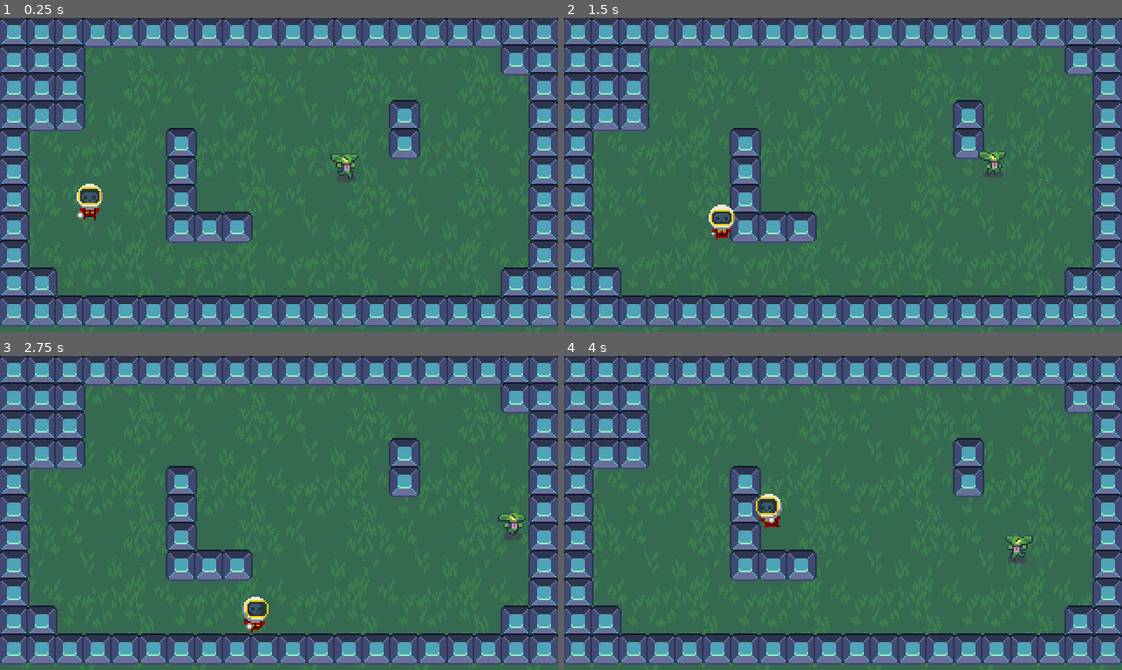
Above: before the commit, frames 1-4 (two rows, left to right).
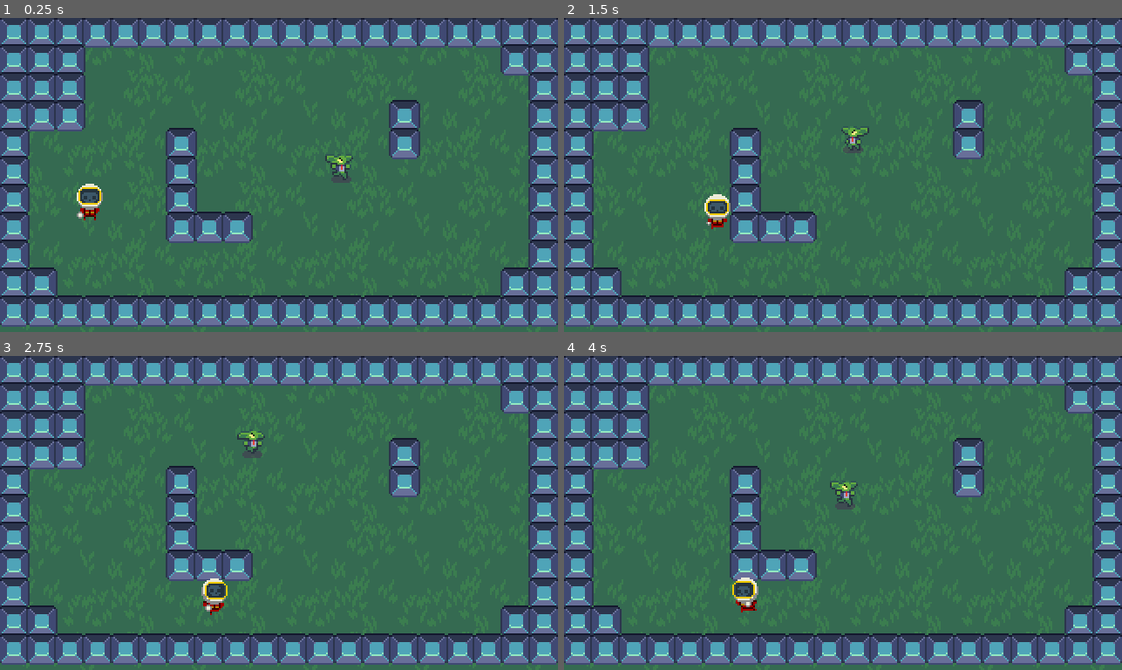
Above: after the commit, the same moments.

Repository: Hamsu-dev/NHG-Rougelike
Game: Godot game, scene res://Scenes/world.tscn
Two runs of this game, one before a commit and one after it. Both use one fixed random seed, a clock stepped at 60 frames per second and the inputs below.
Inputs (mouse positions are in pixels of both pictures, inside the frame that each line leads up to):
- Up to frame 1 (0.25 s): no input
- Up to frame 2 (1.5 s): move the mouse to (965, 159) at 0.52 s; hold D (right) 0.53-1.28 s; move the mouse to (731, 190) at 1.27 s; hold S (down) from 1.28 s (still down)
- Up to frame 3 (2.75 s): move the mouse to (334, 443) at 2.02 s; release S (down) at 2.03 s; hold D (right) from 2.03 s (still down)
- Up to frame 4 (4 s): move the mouse to (815, 575) at 2.77 s; release D (right) at 2.78 s; hold W (up) 2.78-3.53 s; move the mouse to (1010, 560) at 3.52 s; hold A (left) from 3.53 s (still down)

The runs differ from the first frame. In frame 1, 0.3% of the frame differs, in the area x 58-65%, y 43-53%; in frame 2, 1.0%; in frame 3, 1.2%, in the area x 36-95%, y 23-89%; in frame 4, 1.2%.

Commit message:
:alien: Business goblin's finite state machine
This reverts commit 1583fdf77eef0a659bc8ec4e1552ff6c63e0e802.

Diff:
--- a/Scenes/business_goblin.tscn
+++ b/Scenes/business_goblin.tscn
@@ -105,4 +105,3 @@
 [node name="RayCast2D" type="RayCast2D" parent="."]
 position = Vector2(0, -4)
 target_position = Vector2(0, 16)
-collision_mask = 3
--- a/Scenes/world.tscn
+++ b/Scenes/world.tscn
@@ -17,13 +17,9 @@
 
 [node name="Player" parent="." instance=ExtResource("2_f52tv")]
 position = Vector2(51, 111)
-collision_layer = 2
-collision_mask = 5
 
 [node name="BusinessGoblin" parent="." instance=ExtResource("2_5tql4")]
 position = Vector2(189, 94)
-collision_layer = 4
-collision_mask = 3
 
 [node name="BlockTileMap" parent="." instance=ExtResource("3_riu2l")]
 layer_0/tile_data = PackedInt32Array(0, 0, 0, 65536, 0, 0, 131072, 0, 0, 196608, 0, 0, 262144, 0, 0, 327680, 0, 0, 3932 …(872 unchanged characters)…
--- a/Scripts/Player.gd
+++ b/Scripts/Player.gd
@@ -1,4 +1,3 @@
-class_name Player
 extends CharacterBody2D
 
 @onready var sprite_2d = $Sprite2D
--- a/Scripts/business_goblin.gd
+++ b/Scripts/business_goblin.gd
@@ -8,13 +8,10 @@
 @onready var fsm = $FiniteStateMachine as FiniteStateMachine
 @onready var enemy_wander_state = $FiniteStateMachine/EnemyWanderState as EnemyWanderState
 @onready var enemy_chase_state = $FiniteStateMachine/EnemyChaseState as EnemyChaseState
-@onready var player = get_tree().get_nodes_in_group("Player")[0]
-
 
 func _ready():
 	enemy_wander_state.found_player.connect(fsm.change_state.bind(enemy_chase_state))
 	enemy_chase_state.lost_player.connect(fsm.change_state.bind(enemy_wander_state))
 
 func _physics_process(delta):
-	var direction_to_player = (player.global_position - global_position).normalized()
-	ray_cast_2d.target_position = direction_to_player * 100
+	ray_cast_2d.target_position = get_local_mouse_position()
--- a/Scripts/enemy_chase_state.gd
+++ b/Scripts/enemy_chase_state.gd
@@ -20,8 +20,8 @@
 func _physics_process(delta) -> void:
 	animator.scale.x = -sign(actor.velocity.x)
 	if animator.scale.x == 0.0: animator.scale.x = 1.0
-	var direction_to_player = (actor.player.global_position - actor.global_position).normalized()
-	actor.velocity = actor.velocity.move_toward(direction_to_player * actor.max_speed, actor.acceleration * delta)
+	var direction = Vector2.ZERO.direction_to(actor.get_local_mouse_position())
+	actor.velocity = actor.velocity.move_toward(direction * actor.max_speed, actor.acceleration * delta)
 	actor.move_and_slide()
-	if not vision_cast.is_colliding() or (vision_cast.is_colliding() and not vision_cast.get_collider().is_in_group("Player")):
+	if vision_cast.is_colliding():
 		lost_player.emit()
--- a/Scripts/enemy_wander_state.gd
+++ b/Scripts/enemy_wander_state.gd
@@ -28,7 +28,5 @@
 	if collision:
 		var bounce_velocity = actor.velocity.bounce(collision.get_normal())
 		actor.velocity = bounce_velocity
-	if vision_cast.is_colliding():
-		var colliding_body = vision_cast.get_collider()
-		if colliding_body and colliding_body.is_in_group("Player"):
-			found_player.emit()
+	if not vision_cast.is_colliding():
+		found_player.emit()
--- a/player.tscn
+++ b/player.tscn
@@ -417,8 +417,8 @@
 }]
 
 [sub_resource type="CapsuleShape2D" id="CapsuleShape2D_bf4kx"]
-radius = 5.0
-height = 12.0
+radius = 6.0
+height = 24.0
 
 [sub_resource type="Animation" id="Animation_70wsf"]
 resource_name = "Idle_Down"
@@ -449,6 +449,62 @@
 "values": [0, 1, 2, 3]
 }
 
+[sub_resource type="Animation" id="Animation_h8l07"]
+length = 0.001
+tracks/0/type = "value"
+tracks/0/imported = false
+tracks/0/enabled = true
+tracks/0/path = NodePath("AnimatedSprite2D:frame")
+tracks/0/interp = 1
+tracks/0/loop_wrap = true
+tracks/0/keys = {
+"times": PackedFloat32Array(0),
+"transitions": PackedFloat32Array(1),
+"update": 1,
+"values": [0]
+}
+tracks/1/type = "value"
+tracks/1/imported = false
+tracks/1/enabled = true
+tracks/1/path = NodePath("AnimatedSprite2D:animation")
+tracks/1/interp = 1
+tracks/1/loop_wrap = true
+tracks/1/keys = {
+"times": PackedFloat32Array(0),
+"transitions": PackedFloat32Array(1),
+"update": 1,
+"values": [&"Idle"]
+}
+
+[sub_resource type="Animation" id="Animation_q1nh4"]
+resource_name = "Idle_Right"
+length = 0.4
+loop_mode = 1
+tracks/0/type = "value"
+tracks/0/imported = false
+tracks/0/enabled = true
+tracks/0/path = NodePath("AnimatedSprite2D:animation")
+tracks/0/interp = 1
+tracks/0/loop_wrap = true
+tracks/0/keys = {
+"times": PackedFloat32Array(0),
+"transitions": PackedFloat32Array(1),
+"update": 1,
+"values": [&"Idle"]
+}
+tracks/1/type = "value"
+tracks/1/imported = false
+tracks/1/enabled = true
+tracks/1/path = NodePath("AnimatedSprite2D:frame")
+tracks/1/interp = 1
+tracks/1/loop_wrap = true
+tracks/1/keys = {
+"times": PackedFloat32Array(0, 0.1, 0.2),
+"transitions": PackedFloat32Array(1, 1, 1),
+"update": 1,
+"values": [4, 5, 6]
+}
+
 [sub_resource type="Animation" id="Animation_p0skq"]
 resource_name = "Idle_Left"
 length = 0.4
@@ -478,35 +534,6 @@
 "values": [7, 8, 9]
 }
 
-[sub_resource type="Animation" id="Animation_q1nh4"]
-resource_name = "Idle_Right"
-length = 0.4
-loop_mode = 1
-tracks/0/type = "value"
-tracks/0/imported = false
-tracks/0/enabled = true
-tracks/0/path = NodePath("AnimatedSprite2D:animation")
-tracks/0/interp = 1
-tracks/0/loop_wrap = true
-tracks/0/keys = {
-"times": PackedFloat32Array(0),
-"transitions": PackedFloat32Array(1),
-"update": 1,
-"values": [&"Idle"]
-}
-tracks/1/type = "value"
-tracks/1/imported = false
-tracks/1/enabled = true
-tracks/1/path = NodePath("AnimatedSprite2D:frame")
-tracks/1/interp = 1
-tracks/1/loop_wrap = true
-tracks/1/keys = {
-"times": PackedFloat32Array(0, 0.1, 0.2),
-"transitions": PackedFloat32Array(1, 1, 1),
-"update": 1,
-"values": [4, 5, 6]
-}
-
 [sub_resource type="Animation" id="Animation_7gvan"]
 resource_name = "Idle_Up"
 length = 0.4
@@ -536,6 +563,35 @@
 "values": [10, 11, 12, 13]
 }
 
+[sub_resource type="Animation" id="Animation_7qm26"]
+resource_name = "Idle_Up_Right"
+length = 0.4
+loop_mode = 1
+tracks/0/type = "value"
+tracks/0/imported = false
+tracks/0/enabled = true
+tracks/0/path = NodePath("AnimatedSprite2D:animation")
+tracks/0/interp = 1
+tracks/0/loop_wrap = true
+tracks/0/keys = {
+"times": PackedFloat32Array(0),
+"transitions": PackedFloat32Array(1),
+"update": 1,
+"values": [&"Idle"]
+}
+tracks/1/type = "value"
+tracks/1/imported = false
+tracks/1/enabled = true
+tracks/1/path = NodePath("AnimatedSprite2D:frame")
+tracks/1/interp = 1
+tracks/1/loop_wrap = true
+tracks/1/keys = {
+"times": PackedFloat32Array(0, 0.1, 0.2, 0.3),
+"transitions": PackedFloat32Array(1, 1, 1, 1),
+"update": 1,
+"values": [14, 15, 16, 17]
+}
+
 [sub_resource type="Animation" id="Animation_g7nqj"]
 resource_name = "Idle_Up_Left"
 length = 0.4
@@ -565,60 +621,149 @@
 "values": [18, 19, 20, 21]
 }
 
-[sub_resource type="Animation" id="Animation_7qm26"]
-resource_name = "Idle_Up_Right"
-length = 0.4
-loop_mode = 1
-tracks/0/type = "value"
-tracks/0/imported = false
-tracks/0/enabled = true
-tracks/0/path = NodePath("AnimatedSprite2D:animation")
-tracks/0/interp = 1
-tracks/0/loop_wrap = true
-tracks/0/keys = {
-"times": PackedFloat32Array(0),
-"transitions": PackedFloat32Array(1),
-"update": 1,
-"values": [&"Idle"]
-}
-tracks/1/type = "value"
-tracks/1/imported = false
-tracks/1/enabled = true
-tracks/1/path = NodePath("AnimatedSprite2D:frame")
-tracks/1/interp = 1
-tracks/1/loop_wrap = true
-tracks/1/keys = {
-"times": PackedFloat32Array(0, 0.1, 0.2, 0.3),
-"transitions": PackedFloat32Array(1, 1, 1, 1),
-"update": 1,
-"values": [14, 15, 16, 17]
-}
-
-[sub_resource type="Animation" id="Animation_h8l07"]
-length = 0.001
-tracks/0/type = "value"
-tracks/0/imported = false
-tracks/0/enabled = true
-tracks/0/path = NodePath("AnimatedSprite2D:frame")
-tracks/0/interp = 1
-tracks/0/loop_wrap = true
-tracks/0/keys = {
-"times": PackedFloat32Array(0),
-"transitions": PackedFloat32Array(1),
-"update": 1,
-"values": [0]
-}
-tracks/1/type = "value"
-tracks/1/imported = false
-tracks/1/enabled = true
-tracks/1/path = NodePath("AnimatedSprite2D:animation")
-tracks/1/interp = 1
-tracks/1/loop_wrap = true
-tracks/1/keys = {
-"times": PackedFloat32Array(0),
-"transitions": PackedFloat32Array(1),
-"update": 1,
-"values": [&"Idle"]
+[sub_resource type="Animation" id="Animation_6xvxg"]
+resource_name = "Run_Down"
+length = 0.6
+loop_mode = 1
+tracks/0/type = "value"
+tracks/0/imported = false
+tracks/0/enabled = true
+tracks/0/path = NodePath("AnimatedSprite2D:animation")
+tracks/0/interp = 1
+tracks/0/loop_wrap = true
+tracks/0/keys = {
+"times": PackedFloat32Array(0),
+"transitions": PackedFloat32Array(1),
+"update": 1,
+"values": [&"Run"]
+}
+tracks/1/type = "value"
+tracks/1/imported = false
+tracks/1/enabled = true
+tracks/1/path = NodePath("AnimatedSprite2D:frame")
+tracks/1/interp = 1
+tracks/1/loop_wrap = true
+tracks/1/keys = {
+"times": PackedFloat32Array(0, 0.1, 0.2, 0.3, 0.4, 0.5),
+"transitions": PackedFloat32Array(1, 1, 1, 1, 1, 1),
+"update": 1,
+"values": [0, 1, 2, 3, 4, 5]
+}
+
+[sub_resource type="Animation" id="Animation_f3rpw"]
+resource_name = "Run_Left"
+length = 0.6
+loop_mode = 1
+tracks/0/type = "value"
+tracks/0/imported = false
+tracks/0/enabled = true
+tracks/0/path = NodePath("AnimatedSprite2D:animation")
+tracks/0/interp = 1
+tracks/0/loop_wrap = true
+tracks/0/keys = {
+"times": PackedFloat32Array(0),
+"transitions": PackedFloat32Array(1),
+"update": 1,
+"values": [&"Run"]
+}
+tracks/1/type = "value"
+tracks/1/imported = false
+tracks/1/enabled = true
+tracks/1/path = NodePath("AnimatedSprite2D:frame")
+tracks/1/interp = 1
+tracks/1/loop_wrap = true
+tracks/1/keys = {
+"times": PackedFloat32Array(0, 0.1, 0.2, 0.3, 0.4, 0.5),
+"transitions": PackedFloat32Array(1, 1, 1, 1, 1, 1),
+"update": 1,
+"values": [12, 13, 14, 15, 16, 17]
+}
+
+[sub_resource type="Animation" id="Animation_xlbhq"]
+resource_name = "Run_Right"
+length = 0.6
+loop_mode = 1
+tracks/0/type = "value"
+tracks/0/imported = false
+tracks/0/enabled = true
+tracks/0/path = NodePath("AnimatedSprite2D:animation")
+tracks/0/interp = 1
+tracks/0/loop_wrap = true
+tracks/0/keys = {
+"times": PackedFloat32Array(0),
+"transitions": PackedFloat32Array(1),
+"update": 1,
+"values": [&"Run"]
+}
+tracks/1/type = "value"
+tracks/1/imported = false
+tracks/1/enabled = true
+tracks/1/path = NodePath("AnimatedSprite2D:frame")
+tracks/1/interp = 1
+tracks/1/loop_wrap = true
+tracks/1/keys = {
+"times": PackedFloat32Array(0, 0.1, 0.2, 0.3, 0.4, 0.5),
+"transitions": PackedFloat32Array(1, 1, 1, 1, 1, 1),
+"update": 1,
+"values": [6, 7, 8, 9, 10, 11]
+}
+
+[sub_resource type="Animation" id="Animation_ilpns"]
+resource_name = "Run_Top"
+length = 0.6
+loop_mode = 1
+tracks/0/type = "value"
+tracks/0/imported = false
+tracks/0/enabled = true
+tracks/0/path = NodePath("AnimatedSprite2D:animation")
+tracks/0/interp = 1
+tracks/0/loop_wrap = true
+tracks/0/keys = {
+"times": PackedFloat32Array(0),
+"transitions": PackedFloat32Array(1),
+"update": 1,
+"values": [&"Run"]
+}
+tracks/1/type = "value"
+tracks/1/imported = false
+tracks/1/enabled = true
+tracks/1/path = NodePath("AnimatedSprite2D:frame")
+tracks/1/interp = 1
+tracks/1/loop_wrap = true
+tracks/1/keys = {
+"times": PackedFloat32Array(0, 0.1, 0.2, 0.3, 0.4, 0.5),
+"transitions": PackedFloat32Array(1, 1, 1, 1, 1, 1),
+"update": 1,
+"values": [18, 19, 20, 21, 22, 23]
+}
+
+[sub_resource type="Animation" id="Animation_g8dww"]
+resource_name = "Run_Top_Left"
+length = 0.6
+loop_mode = 1
+tracks/0/type = "value"
+tracks/0/imported = false
+tracks/0/enabled = true
+tracks/0/path = NodePath("AnimatedSprite2D:animation")
+tracks/0/interp = 1
+tracks/0/loop_wrap = true
+tracks/0/keys = {
+"times": PackedFloat32Array(0),
+"transitions": PackedFloat32Array(1),
+"update": 1,
+"values": [&"Run"]
+}
+tracks/1/type = "value"
+tracks/1/imported = false
+tracks/1/enabled = true
+tracks/1/path = NodePath("AnimatedSprite2D:frame")
+tracks/1/interp = 1
+tracks/1/loop_wrap = true
+tracks/1/keys = {
+"times": PackedFloat32Array(0, 0.1, 0.2, 0.3, 0.4),
+"transitions": PackedFloat32Array(1, 1, 1, 1, 1),
+"update": 1,
+"values": [30, 31, 32, 33, 34]
 }
 
 [sub_resource type="Animation" id="Animation_hppfk"]
@@ -648,151 +793,6 @@
 "transitions": PackedFloat32Array(1, 1, 1, 1, 1, 1),
 "update": 1,
 "values": [24, 25, 26, 27, 28, 29]
-}
-
-[sub_resource type="Animation" id="Animation_6xvxg"]
-resource_name = "Run_Down"
-length = 0.6
-loop_mode = 1
-tracks/0/type = "value"
-tracks/0/imported = false
-tracks/0/enabled = true
-tracks/0/path = NodePath("AnimatedSprite2D:animation")
-tracks/0/interp = 1
-tracks/0/loop_wrap = true
-tracks/0/keys = {
-"times": PackedFloat32Array(0),
-"transitions": PackedFloat32Array(1),
-"update": 1,
-"values": [&"Run"]
-}
-tracks/1/type = "value"
-tracks/1/imported = false
-tracks/1/enabled = true
-tracks/1/path = NodePath("AnimatedSprite2D:frame")
-tracks/1/interp = 1
-tracks/1/loop_wrap = true
-tracks/1/keys = {
-"times": PackedFloat32Array(0, 0.1, 0.2, 0.3, 0.4, 0.5),
-"transitions": PackedFloat32Array(1, 1, 1, 1, 1, 1),
-"update": 1,
-"values": [0, 1, 2, 3, 4, 5]
-}
-
-[sub_resource type="Animation" id="Animation_f3rpw"]
-resource_name = "Run_Left"
-length = 0.6
-loop_mode = 1
-tracks/0/type = "value"
-tracks/0/imported = false
-tracks/0/enabled = true
-tracks/0/path = NodePath("AnimatedSprite2D:animation")
-tracks/0/interp = 1
-tracks/0/loop_wrap = true
-tracks/0/keys = {
-"times": PackedFloat32Array(0),
-"transitions": PackedFloat32Array(1),
-"update": 1,
-"values": [&"Run"]
-}
-tracks/1/type = "value"
-tracks/1/imported = false
-tracks/1/enabled = true
-tracks/1/path = NodePath("AnimatedSprite2D:frame")
-tracks/1/interp = 1
-tracks/1/loop_wrap = true
-tracks/1/keys = {
-"times": PackedFloat32Array(0, 0.1, 0.2, 0.3, 0.4, 0.5),
-"transitions": PackedFloat32Array(1, 1, 1, 1, 1, 1),
-"update": 1,
-"values": [12, 13, 14, 15, 16, 17]
-}
-
-[sub_resource type="Animation" id="Animation_xlbhq"]
-resource_name = "Run_Right"
-length = 0.6
-loop_mode = 1
-tracks/0/type = "value"
-tracks/0/imported = false
-tracks/0/enabled = true
-tracks/0/path = NodePath("AnimatedSprite2D:animation")
-tracks/0/interp = 1
-tracks/0/loop_wrap = true
-tracks/0/keys = {
-"times": PackedFloat32Array(0),
-"transitions": PackedFloat32Array(1),
-"update": 1,
-"values": [&"Run"]
-}
-tracks/1/type = "value"
-tracks/1/imported = false
-tracks/1/enabled = true
-tracks/1/path = NodePath("AnimatedSprite2D:frame")
-tracks/1/interp = 1
-tracks/1/loop_wrap = true
-tracks/1/keys = {
-"times": PackedFloat32Array(0, 0.1, 0.2, 0.3, 0.4, 0.5),
-"transitions": PackedFloat32Array(1, 1, 1, 1, 1, 1),
-"update": 1,
-"values": [6, 7, 8, 9, 10, 11]
-}
-
-[sub_resource type="Animation" id="Animation_ilpns"]
-resource_name = "Run_Top"
-length = 0.6
-loop_mode = 1
-tracks/0/type = "value"
-tracks/0/imported = false
-tracks/0/enabled = true
-tracks/0/path = NodePath("AnimatedSprite2D:animation")
-tracks/0/interp = 1
-tracks/0/loop_wrap = true
-tracks/0/keys = {
-"times": PackedFloat32Array(0),
-"transitions": PackedFloat32Array(1),
-"update": 1,
-"values": [&"Run"]
-}
-tracks/1/type = "value"
-tracks/1/imported = false
-tracks/1/enabled = true
-tracks/1/path = NodePath("AnimatedSprite2D:frame")
-tracks/1/interp = 1
-tracks/1/loop_wrap = true
-tracks/1/keys = {
-"times": PackedFloat32Array(0, 0.1, 0.2, 0.3, 0.4, 0.5),
-"transitions": PackedFloat32Array(1, 1, 1, 1, 1, 1),
-"update": 1,
-"values": [18, 19, 20, 21, 22, 23]
-}
-
-[sub_resource type="Animation" id="Animation_g8dww"]
-resource_name = "Run_Top_Left"
-length = 0.6
-loop_mode = 1
-tracks/0/type = "value"
-tracks/0/imported = false
-tracks/0/enabled = true
-tracks/0/path = NodePath("AnimatedSprite2D:animation")
-tracks/0/interp = 1
-tracks/0/loop_wrap = true
-tracks/0/keys = {
-"times": PackedFloat32Array(0),
-"transitions": PackedFloat32Array(1),
-"update": 1,
-"values": [&"Run"]
-}
-tracks/1/type = "value"
-tracks/1/imported = false
-tracks/1/enabled = true
-tracks/1/path = NodePath("AnimatedSprite2D:frame")
-tracks/1/interp = 1
-tracks/1/loop_wrap = true
-tracks/1/keys = {
-"times": PackedFloat32Array(0, 0.1, 0.2, 0.3, 0.4),
-"transitions": PackedFloat32Array(1, 1, 1, 1, 1),
-"update": 1,
-"values": [30, 31, 32, 33, 34]
 }
 
 [sub_resource type="AnimationLibrary" id="AnimationLibrary_rnky5"]
@@ -892,11 +892,9 @@
 states/Run/position = Vector2(525, 100)
 transitions = ["Start", "Idle", SubResource("AnimationNodeStateMachineTransition_fsi1p"), "Idle", "Run", SubResource("AnimationNodeStateMachineTransition_d5kfx"), "Run", "Idle", SubResource("AnimationNodeStateMachineTransition_ry1um")]
 
-[node name="Player" type="CharacterBody2D" groups=["Player"]]
+[node name="Player" type="CharacterBody2D"]
 position = Vector2(0, -5)
 script = ExtResource("1_iqtuf")
-Speed = 80
-Acceleration = 50
 
 [node name="AnimatedSprite2D" type="AnimatedSprite2D" parent="."]
 position = Vector2(0, -11)
@@ -904,7 +902,7 @@
 animation = &"Idle"
 
 [node name="CollisionShape2D" type="CollisionShape2D" parent="."]
-position = Vector2(0, -5)
+position = Vector2(0, -7)
 shape = SubResource("CapsuleShape2D_bf4kx")
 
 [node name="AnimationPlayer" type="AnimationPlayer" parent="."]
Not shown, changed: .DS_Store
